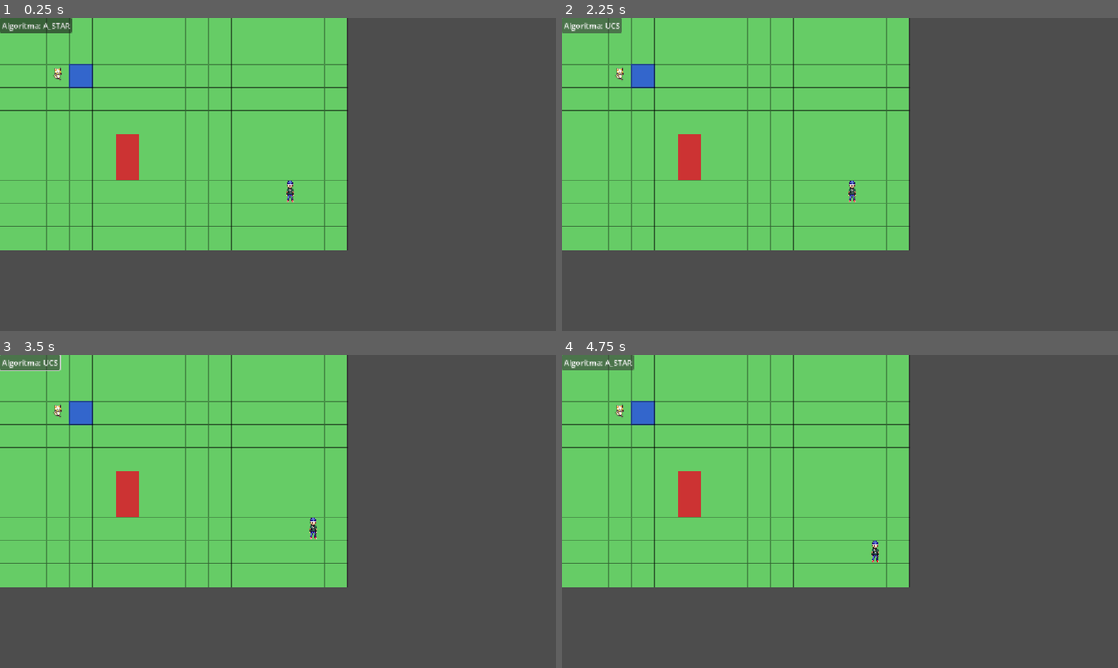
Above: before the commit, frames 1-4 (two rows, left to right).
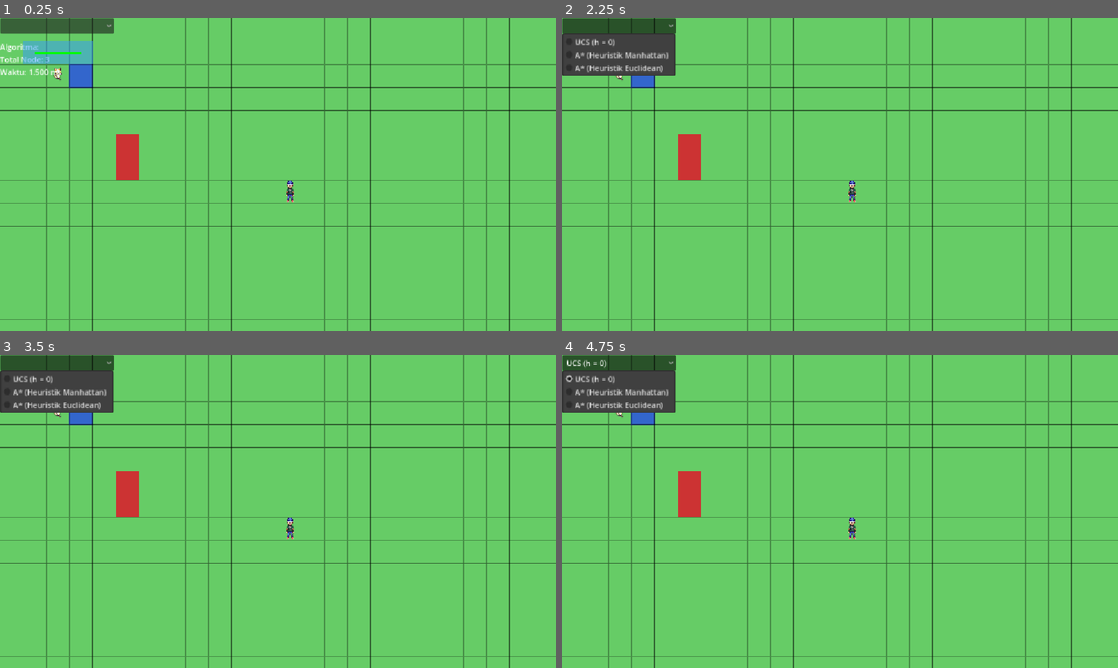
Above: after the commit, the same moments.

Repository: hanifmyssr/Tubes-AI-Kelompok7
Game: Godot game, scene res://Scenes/main.tscn
Two runs of this game, one before a commit and one after it. Both use one fixed random seed, a clock stepped at 60 frames per second and the inputs below. Before the commit the project has no main scene; this scene is started directly in both runs.
Inputs (mouse positions are in pixels of both pictures, inside the frame that each line leads up to):
- Up to frame 1 (0.25 s): no input
- Up to frame 2 (2.25 s): click (595, 24) at 0.5 s, where only the run before the commit has a clickable "Algoritma: A_STAR"; click (589, 24) at 1.25 s, where only the run before the commit has a clickable "Algoritma: UCS"; click (617, 27) at 2.02 s
- Up to frame 3 (3.5 s): tap Enter (ui_accept) at 2.75, 3.02 s; hold Right (ui_right) from 2.78 s (still down)
- Up to frame 4 (4.75 s): tap Enter (ui_accept) at 3.5, 3.77 s; release Right (ui_right) at 3.53 s; hold Down (ui_down) 3.53-4.25 s; click (617, 364) at 4.25 s, where only the run after the commit has a clickable "UCS (h = 0)"

The runs differ from the first frame. In frame 1, 55% of the frame differs, in the area x 0-100%, y 0-100%; in frame 2, 57%; in frame 3, 58%; in frame 4, 58%.

Commit message:
feat: merge anggota 1 dan 3, debug aja mas

Diff:
--- a/Scenes/UI/debug_overlay.tscn
+++ b/Scenes/UI/debug_overlay.tscn
@@ -15,6 +15,7 @@
 offset_top = 1.0
 offset_right = 236.0
 offset_bottom = 32.0
+focus_mode = 0
 item_count = 3
 popup/item_0/text = "UCS (h = 0)"
 popup/item_0/id = 0
--- a/Scenes/main.tscn
+++ b/Scenes/main.tscn
@@ -1,8 +1,9 @@
 [gd_scene format=3 uid="uid://dlfv8vgpndabh"]
 
-[ext_resource type="Script" uid="uid://dtncrxaathxxg" path="res://scripts/map/map_data.gd" id="1_0wfyh"]
-[ext_resource type="PackedScene" uid="uid://ukapd4auhyk5" path="res://scenes/player.tscn" id="2_sugp2"]
-[ext_resource type="PackedScene" uid="uid://mkdb57fwthai" path="res://scenes/npc.tscn" id="3_sugp2"]
+[ext_resource type="Script" uid="uid://dtncrxaathxxg" path="res://Scripts/map/map_data.gd" id="1_0wfyh"]
+[ext_resource type="PackedScene" uid="uid://ukapd4auhyk5" path="res://Scenes/player.tscn" id="2_sugp2"]
+[ext_resource type="PackedScene" uid="uid://mkdb57fwthai" path="res://Scenes/npc.tscn" id="3_sugp2"]
+[ext_resource type="PackedScene" uid="uid://1apqmgoftyoh" path="res://Scenes/UI/debug_overlay.tscn" id="4_jjvhh"]
 
 [node name="Main" type="Node2D" unique_id=840412245]
 
@@ -18,9 +19,4 @@
 
 [node name="CanvasLayer" type="CanvasLayer" parent="." unique_id=1849737920]
 
-[node name="BtnAlgo" type="Button" parent="CanvasLayer" unique_id=1634236065]
-offset_right = 8.0
-offset_bottom = 8.0
-text = "Algoritma: A_STAR"
-
-[connection signal="pressed" from="CanvasLayer/BtnAlgo" to="npc" method="_on_btn_algo_pressed"]
+[node name="DebugOverlay" parent="CanvasLayer" unique_id=1691458573 instance=ExtResource("4_jjvhh")]
--- a/Scripts/Core/GameManager.gd
+++ b/Scripts/Core/GameManager.gd
@@ -1,18 +1,21 @@
 extends Node
 
-# Variabel global untuk mengecek apakah simulasi AI sedang berjalan
-var is_game_active: bool = false
+# Sinyal pusat yang akan dipancarkan oleh Player/NPC dan didengarkan oleh UI
+signal path_calculated(path: Array, visited: Array, time_ms: float)
+signal algorithm_changed(algo_name: String)
 
-func _ready():
-	print("Sistem GameManager siap beroperasi.")
-	start_simulation()
+# Referensi ke UI agar GameManager bisa menyuruh UI menggambar ulang
+var debug_overlay = null
 
-func start_simulation():
-	is_game_active = true
-	print("Simulasi dimulai. AI diizinkan untuk mencari rute.")
-	# Nanti, skrip AStar.gd milik Anggota 2 akan mengecek variabel is_game_active ini
-	# sebelum mereka mulai menggerakkan NPC.
+func _ready() -> void:
+	# Menghubungkan sinyal pusat ke fungsi pembaruan UI
+	path_calculated.connect(_on_path_calculated)
 
-func end_simulation():
-	is_game_active = false
-	print("Tujuan tercapai atau simulasi dihentikan.")
+func register_overlay(overlay_node: CanvasLayer) -> void:
+	debug_overlay = overlay_node
+	print("GameManager: Debug Overlay berhasil diregistrasi.")
+
+func _on_path_calculated(path: Array, visited: Array, time_ms: float) -> void:
+	if debug_overlay:
+		# Meneruskan data dari AI ke UI DebugOverlay Anda
+		debug_overlay.update_debug_data(visited, path, time_ms)
--- a/Scripts/UI/DebugOverlay.gd
+++ b/Scripts/UI/DebugOverlay.gd
@@ -6,7 +6,7 @@
 var drawing_canvas: Control
 var expanded_nodes: Array = []
 var path_nodes: Array = []
-var tile_size: int = 32
+var tile_size: int = 48
 
 func _ready():
 	drawing_canvas = Control.new()
@@ -21,6 +21,7 @@
 	path_nodes = [Vector2(1, 1), Vector2(3, 1)]
 
 	update_stats(expanded_nodes.size(), 1.5) # Contoh: 1.5 milidetik
+	GameManager.register_overlay(self)
 
 func _on_canvas_draw():
 	for node in expanded_nodes:
@@ -34,9 +35,8 @@
 			drawing_canvas.draw_line(start_pos, end_pos, Color(0.0, 1.0, 0.0), 3.0)
 
 func update_stats(count: int, time_ms: float):
-	# Menampilkan total node diekspansi dan waktu eksekusi dalam milidetik
 	var selected_algo = algorithm_dropdown.get_item_text(algorithm_dropdown.selected)
-	stats_label.text = "Algoritma: " + selected_algo + "\nTotal Node: " + str(count) + "\nWaktu: " + str(time_ms) + " ms"
+	stats_label.text = "Algoritma: " + selected_algo + "\nTotal Node: " + str(count) + "\nWaktu: " + str(time_ms).pad_decimals(3) + " ms"
 
 func _on_algorithm_selected(index: int):
 	# Fungsi ini terpanggil otomatis saat Anda mengubah pilihan di dropdown
--- a/Scripts/map/map_data.gd
+++ b/Scripts/map/map_data.gd
@@ -1,8 +1,8 @@
 class_name MapData
 extends Node2D
 
-const GRID_WIDTH: int = 15
-const GRID_HEIGHT: int = 10
+const GRID_WIDTH: int = 24
+const GRID_HEIGHT: int = 14
 const CELL_SIZE: int = 48
 
 enum TerrainType { GRASS, OBSTACLE, RIVER }
--- a/Scripts/npc/npc.gd
+++ b/Scripts/npc/npc.gd
@@ -53,13 +53,25 @@
 	if not map_data:
 		return [grid_position]
 
+	var visited_nodes: Array[Vector2i] = []
+	var start_time = Time.get_ticks_usec()
+	var path: Array[Vector2i] = []
+
 	if algorithm_type == "A_STAR":
-		return run_a_star(grid_position, target_pos)
+		path = run_a_star(grid_position, target_pos, visited_nodes)
 	else:
-		return run_ucs(grid_position, target_pos)
+		path = run_ucs(grid_position, target_pos, visited_nodes)
+
+	var end_time = Time.get_ticks_usec()
+	var time_ms = (end_time - start_time) / 1000.0
+
+	# Mengirimkan hasil rute, node yang diekspansi, dan waktu ke GameManager
+	GameManager.path_calculated.emit(path, visited_nodes, time_ms)
+
+	return path
 
 # --- ALGORITMA 1: UCS ---
-func run_ucs(start: Vector2i, goal: Vector2i) -> Array[Vector2i]:
+func run_ucs(start: Vector2i, goal: Vector2i, visited: Array[Vector2i]) -> Array[Vector2i]:
 	var open_set: Array = []
 	var came_from: Dictionary = {}
 	var cost_so_far: Dictionary = {}
@@ -74,6 +86,10 @@
 		var current_node = open_set.pop_front()
 		var current: Vector2i = current_node["pos"]
 
+		# Mencatat node yang sedang diekspansi
+		if current not in visited:
+			visited.append(current)
+
 		if current == goal:
 			break
 
@@ -93,7 +109,7 @@
 	return reconstruct_path(came_from, start, goal)
 
 # --- ALGORITMA 2: A* ---
-func run_a_star(start: Vector2i, goal: Vector2i) -> Array[Vector2i]:
+func run_a_star(start: Vector2i, goal: Vector2i, visited: Array[Vector2i]) -> Array[Vector2i]:
 	var open_set: Array = []
 	var came_from: Dictionary = {}
 	var g_score: Dictionary = {}
@@ -108,6 +124,10 @@
 		open_set.sort_custom(func(a, b): return a["f_score"] < b["f_score"])
 		var current_node = open_set.pop_front()
 		var current: Vector2i = current_node["pos"]
+
+		# Mencatat node yang sedang diekspansi
+		if current not in visited:
+			visited.append(current)
 
 		if current == goal:
 			break
--- a/project.godot
+++ b/project.godot
@@ -11,6 +11,7 @@
 [application]
 
 config/name="godot_astar_project"
+run/main_scene="uid://dlfv8vgpndabh"
 config/features=PackedStringArray("4.7", "GL Compatibility")
 config/icon="res://icon.svg"
 
